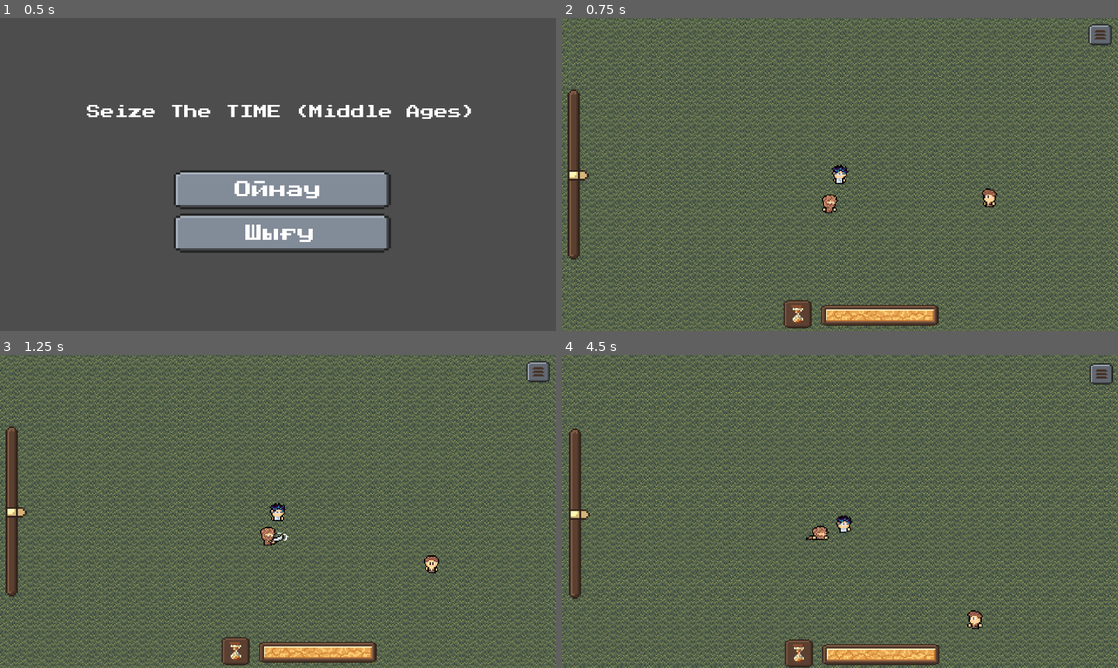
Above: before the commit, frames 1-4 (two rows, left to right).
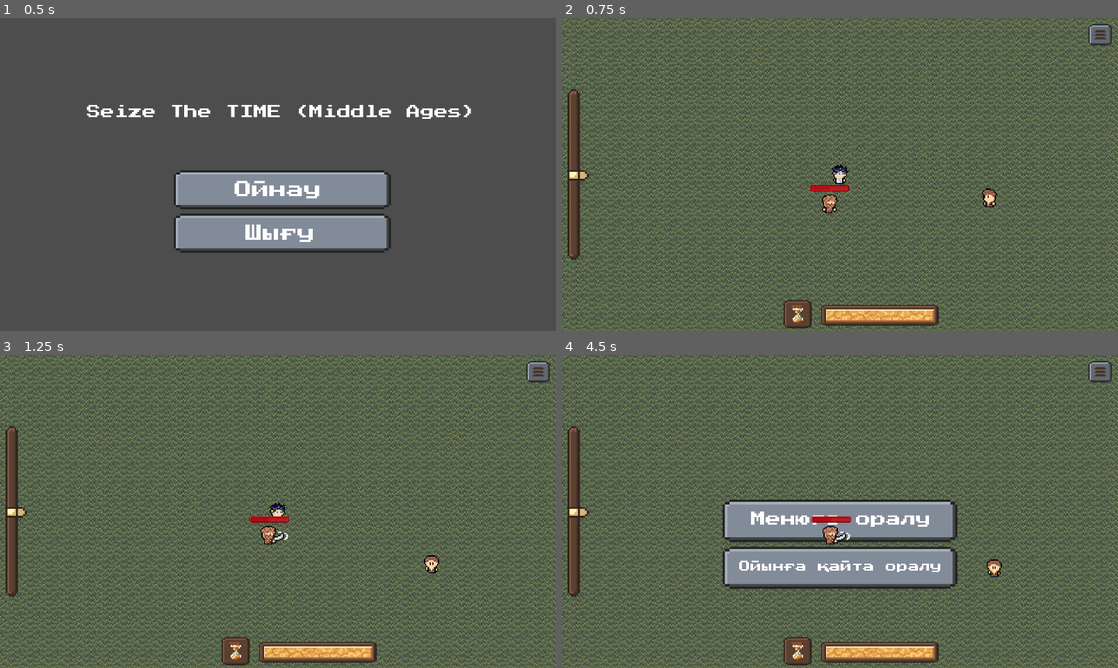
Above: after the commit, the same moments.

Repository: Raryru/Seize-the-time-MIDDLE-AGES
Game: Godot game, scene res://Scenes/UI_Scenes/Menu/main_menu.tscn
Two runs of this game, one before a commit and one after it. Both use one fixed random seed, a clock stepped at 60 frames per second and the inputs below.
Inputs (mouse positions are in pixels of both pictures, inside the frame that each line leads up to):
- Up to frame 1 (0.5 s): no input
- Up to frame 2 (0.75 s): click "Ойнау" at 0.5 s
- Up to frame 3 (1.25 s): no input
- Up to frame 4 (4.5 s): click (1101, 370) at 1.25 s; click "Ойынға қайта оралу" at 2 s; click (840, 520) at 2.75 s, where only the run after the commit has a clickable "Менюге оралу"; hold D (move_right) 3.53-4.28 s; tap Space (attack) at 3.6, 4.35 s; hold S (move_down) from 4.28 s (still down)

Frame 1 is identical in both runs. In frame 2, 0.2% of the frame differs, in the area x 44-52%, y 53-56%; in frame 3, 0.3%; in frame 4, 47%, in the area x 0-100%, y 0-100%.

Commit message:
Combat system 0.99

Diff:
--- a/Scenes/Characters_Scenes/enemy1/enemy.tscn
+++ b/Scenes/Characters_Scenes/enemy1/enemy.tscn
@@ -1,7 +1,10 @@
-[gd_scene load_steps=19 format=3 uid="uid://b2p58d6c0kije"]
+[gd_scene load_steps=22 format=3 uid="uid://b2p58d6c0kije"]
 
 [ext_resource type="Script" uid="uid://clyb8uynyda7w" path="res://Scripts/enemy.gd" id="1_lutta"]
 [ext_resource type="Texture2D" uid="uid://ceu3mor3v1fph" path="res://Sprites/Characters/NPC'es/enemy-export.png" id="2_v5pqf"]
+[ext_resource type="Texture2D" uid="uid://bwwfvsv5mq6fj" path="res://Sprites/HUDandFE/HPBAR/HPBArunder.png" id="3_ijwy4"]
+[ext_resource type="Texture2D" uid="uid://lrvihqdq82a7" path="res://Sprites/HUDandFE/HPBAR/HPBArupper.png" id="4_cpvkn"]
+[ext_resource type="Texture2D" uid="uid://cmemqe35bsmm5" path="res://Sprites/HUDandFE/HPBAR/HPBArprogress.png" id="5_6ivh4"]
 
 [sub_resource type="CapsuleShape2D" id="CapsuleShape2D_argpm"]
 radius = 6.0
@@ -261,6 +264,22 @@
 [node name="CollisionShape2D" type="CollisionShape2D" parent="DetectionArea"]
 shape = SubResource("CircleShape2D_x36cm")
 
+[node name="HealthBar" type="Control" parent="."]
+layout_mode = 3
+anchors_preset = 0
+offset_right = 40.0
+offset_bottom = 40.0
+
+[node name="HealthBar" type="TextureProgressBar" parent="HealthBar"]
+offset_left = -17.0
+offset_top = -16.0
+offset_right = 94.0
+offset_bottom = 24.0
+scale = Vector2(0.3, 0.3)
+texture_under = ExtResource("3_ijwy4")
+texture_over = ExtResource("4_cpvkn")
+texture_progress = ExtResource("5_6ivh4")
+
 [connection signal="body_entered" from="AttackArea" to="." method="_on_attack_area_body_entered"]
 [connection signal="body_entered" from="DetectionArea" to="." method="_on_detection_area_body_entered"]
 [connection signal="body_exited" from="DetectionArea" to="." method="_on_detection_area_body_exited"]
--- a/Scripts/enemy.gd
+++ b/Scripts/enemy.gd
@@ -1,36 +1,40 @@
 extends CharacterBody2D
 
 @export var speed: float = 50.0
-@export var attack_damage: int = 10  # Урон атаки
-@export var attack_interval: float = 1.5  # Интервал между атаками
-@export var patrol_wait_time: float = 2.0  # Остановка при патрулировании (в секундах)
-@export var chase_range: float = 150.0  # Радиус преследования
-@export var patrol_range: float = 300.0  # Радиус патрулирования
-@export var max_health: int = 20  # Здоровье врага
+@export var attack_damage: int = 10
+@export var attack_interval: float = 1.5
+@export var patrol_wait_time: float = 2.0
+@export var chase_range: float = 150.0
+@export var patrol_range: float = 300.0
+@export var max_health: int = 200
 
 @onready var navigation_agent = $NavigationAgent2D
 @onready var anim = $AnimationPlayer
 @onready var detection_area = $DetectionArea
 @onready var attack_area = $AttackArea
+@onready var health_bar = $HealthBar/HealthBar  # Добавляем ссылку на шкалу здоровья
 
 var player: CharacterBody2D = null
 var is_attacking: bool = false
-var can_attack: bool = true  # Флаг, который разрешает атаку
-var is_patrolling: bool = true  # Флаг режима патруля
-var is_waiting: bool = false  # Флаг ожидания перед следующим патрулированием
+var can_attack: bool = true
+var is_patrolling: bool = true
+var is_waiting: bool = false
 var last_direction: Vector2 = Vector2.DOWN
 var patrol_target: Vector2
-var current_health: int  # Текущее здоровье
-var is_dead: bool = false  # Флаг смерти
+var current_health: int
+var is_dead: bool = false
 
 func _ready():
 	current_health = max_health
 	patrol_target = global_position
 	choose_new_destination()
-	print("[ENEMY] Готов. Начинаю патрулирование.")
+
+	health_bar.value = current_health  # Устанавливаем текущее здоровье
+	health_bar.max_value = max_health  # Устанавливаем максимум
+	health_bar.hide()  # Скрываем шкалу в начале
 
 func _process(delta):
-	if is_dead or is_attacking:  # Если враг мертв или атакует — он не двигается
+	if is_dead or is_attacking:
 		return
 
 	if player:
@@ -42,7 +46,7 @@
 	if is_waiting or is_dead:
 		return
 
-	is_waiting = true  # Включаем режим ожидания перед следующим движением
+	is_waiting = true
 	velocity = Vector2.ZERO
 	anim.play("idle_" + get_idle_direction())
 
@@ -52,8 +56,7 @@
 	patrol_target = global_position + random_offset
 	navigation_agent.target_position = patrol_target
 
-	print("[ENEMY] Новая точка патруля:", patrol_target)
-	is_waiting = false  # Выключаем режим ожидания
+	is_waiting = false
 
 func patrol():
 	if is_dead:
@@ -70,7 +73,6 @@
 		return
 
 	if player and global_position.distance_to(player.global_position) > patrol_range:
-		print("[ENEMY] Игрок ушел слишком далеко, возвращаюсь к патрулю.")
 		player = null
 		is_patrolling = true
 		choose_new_destination()
@@ -89,7 +91,7 @@
 
 	var direction = (target_pos - global_position).normalized()
 
-	if direction == Vector2.ZERO:  # Если враг уперся в объект (например, игрока), он перестает двигаться
+	if direction == Vector2.ZERO:
 		velocity = Vector2.ZERO
 		anim.play("idle_" + get_idle_direction())
 		return
@@ -116,14 +118,12 @@
 
 	is_attacking = true
 	can_attack = false
-	velocity = Vector2.ZERO  # Останавливаем врага во время атаки
+	velocity = Vector2.ZERO
 
 	var attack_anim = "attack_right" if last_direction == Vector2.RIGHT else "attack_left"
 	anim.play(attack_anim)
 
-	print("[ENEMY] Атакую игрока!")
-
-	await get_tree().create_timer(0.3).timeout  # Ждем часть анимации перед нанесением урона
+	await get_tree().create_timer(0.3).timeout
 
 	if player and attack_area.overlaps_body(player) and player.has_method("take_damage"):
 		player.take_damage(attack_damage)
@@ -137,7 +137,7 @@
 		return
 
 	current_health -= amount
-	print("[ENEMY] Получил урон:", amount, "Осталось здоровья:", current_health)
+	health_bar.value = current_health  # Обновляем шкалу здоровья
 
 	if current_health <= 0:
 		die()
@@ -146,13 +146,12 @@
 	if is_dead:
 		return
 
-	print("[ENEMY] Враг погиб.")
-	is_dead = true  # Устанавливаем флаг смерти
-	velocity = Vector2.ZERO  # Останавливаем движение
-	set_process(false)  # Отключаем обработку _process
-	anim.play("death")  # Проигрываем анимацию смерти
+	is_dead = true
+	velocity = Vector2.ZERO
+	set_process(false)
+	anim.play("death")
 
-	await anim.animation_finished  # Ждём завершения анимации перед удалением
+	await anim.animation_finished
 	queue_free()
 
 func get_idle_direction():
@@ -173,21 +172,14 @@
 	if body.name == "Player":
 		player = body
 		is_patrolling = false
-		print("[ENEMY] Обнаружен игрок! Начинаю преследование.")
+		health_bar.show()  # Показываем шкалу здоровья
 
 func _on_detection_area_body_exited(body):
 	if is_dead:
 		return
 
 	if body == player:
-		print("[ENEMY] Игрок вышел из зоны обнаружения.")
 		player = null
 		is_patrolling = true
 		choose_new_destination()
-
-func _on_attack_area_body_entered(body):
-	if is_dead:
-		return
-
-	if body.name == "Player":
-		attack()
+		health_bar.hide()  # Скрываем шкалу здоровья
